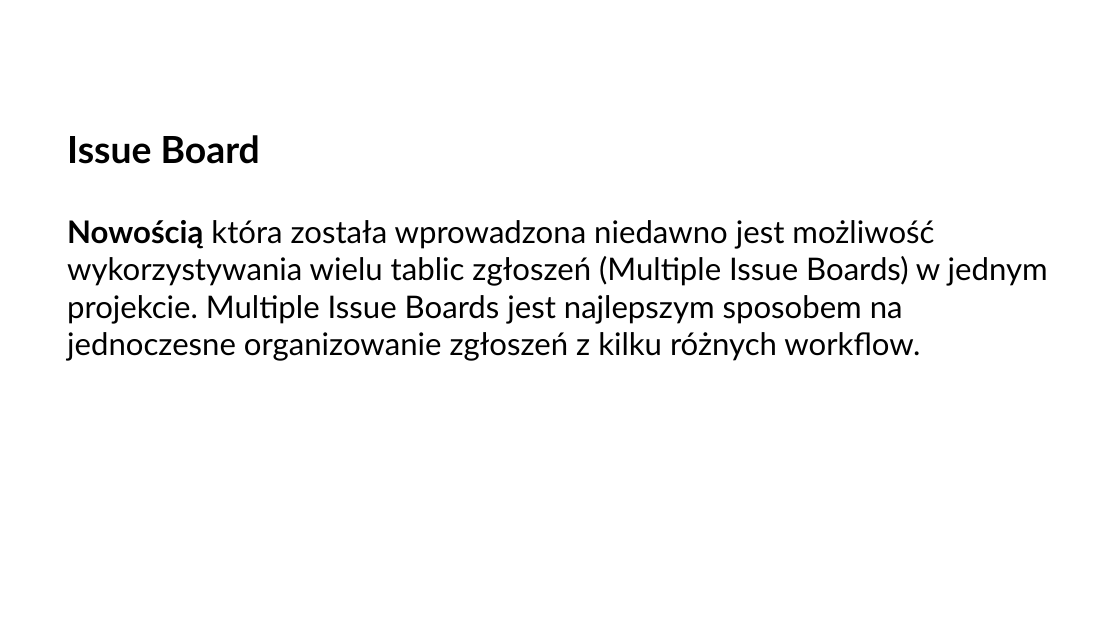
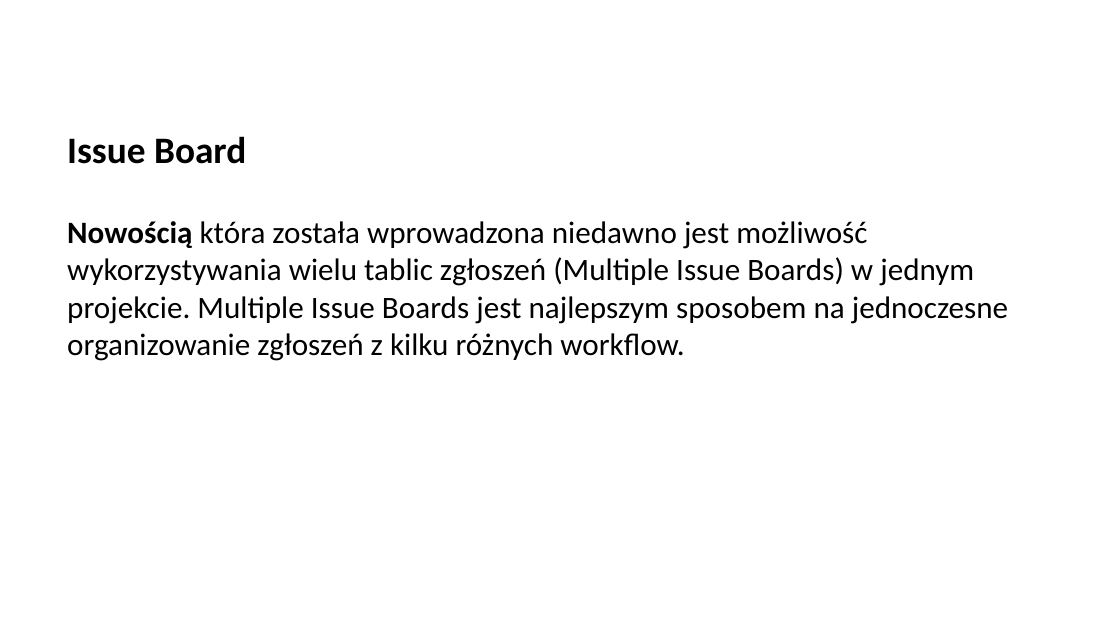
Before and after one commit to arturkwiek/gitlab-tutorial, a slide deck: slide 8 of 09. Git - tutorial - 4 drogi wykorzystania tablicy zgłoszeń.pptx (slide 12 before the commit). Drawn at 1120x630 pixels with LibreOffice and Linux fonts; fonts in the diff are those of the drawing; background and template pictures are left out. Boxes give left, top, right and bottom in pixels: in the first picture for what was removed or moved away, otherwise in the second. Text is boxed around its words. In the diff, an @@ line names an element or a change of style, - is before the commit and + after.

```diff
--- a/09. Git - tutorial - 4 drogi wykorzystania tablicy zgłoszeń.pptx
+++ b/09. Git - tutorial - 4 drogi wykorzystania tablicy zgłoszeń.pptx
@@ text "Issue Board" at (67, 136, 1008, 361): font Lato to Calibri @@
```
Also in this commit, not shown: 12 other slides changed, 7 slides added.
